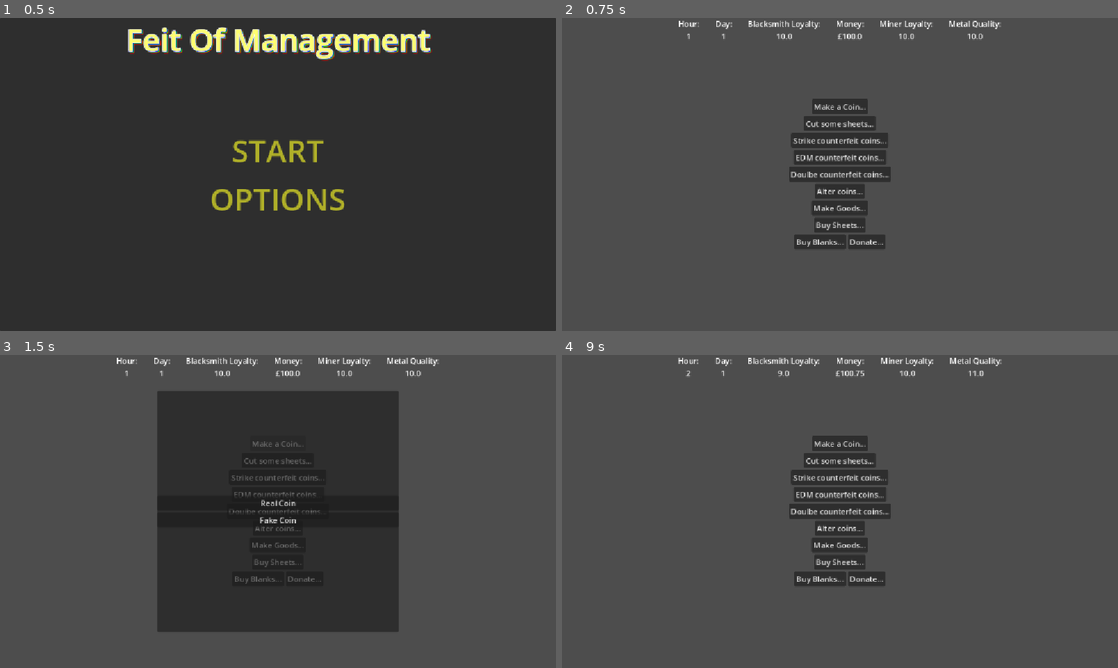
Above: before the commit, frames 1-4 (two rows, left to right).
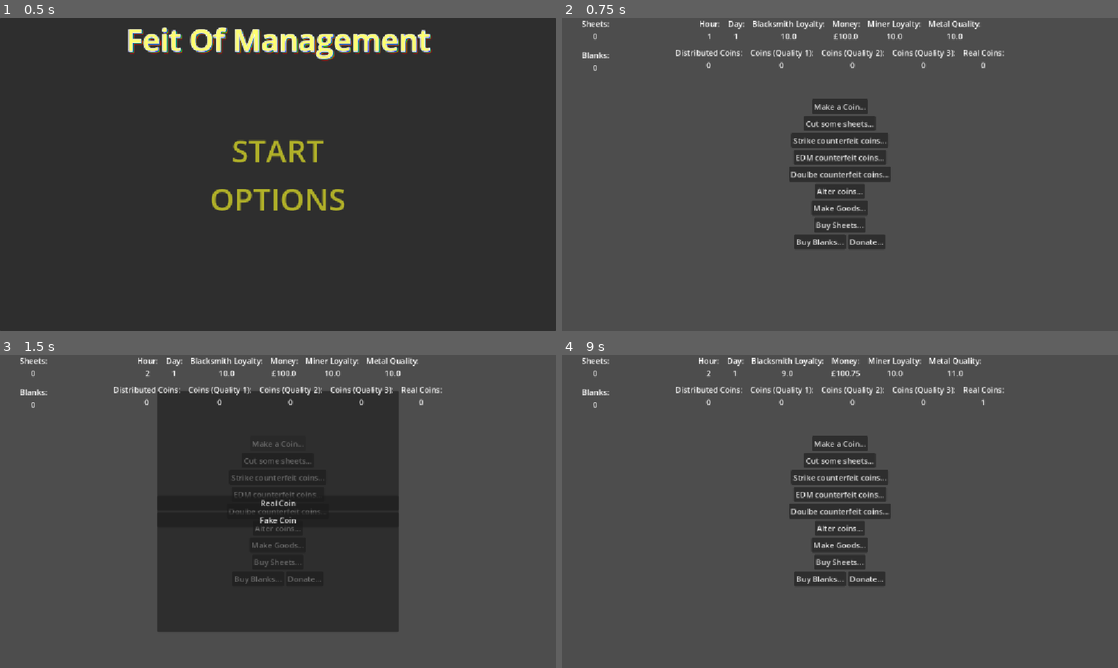
Above: after the commit, the same moments.

Repository: FreeformWave544/FeitOfManagement
Game: Godot game, scene res://UI/MainMenu.tscn
Two runs of this game, one before a commit and one after it. Both use one fixed random seed, a clock stepped at 60 frames per second and the inputs below.
Inputs:
- Up to frame 1 (0.5 s): no input
- Up to frame 2 (0.75 s): click "START" at 0.5 s
- Up to frame 3 (1.5 s): click "Make a Coin..." at 1.25 s
- Up to frame 4 (9 s): click "Cut some sheets..." at 2 s; click "Strike counterfeit coins..." at 2.75 s; click "EDM counterfeit coins..." at 3.5 s; click "Doulbe counterfeit coins..." at 4.25 s; click "Alter coins..." at 5 s; click "Make Goods..." at 5.75 s; click "Buy Sheets..." at 6.5 s; click "Buy Blanks..." at 7.25 s; click "Donate..." at 8 s; click "Real Coin" at 8.75 s

Frame 1 is identical in both runs. In frame 2, 1.8% of the frame differs, in the area x 3-80%, y 0-17%; in frame 3, 1.8%; in frame 4, 1.8%.

Commit message:
Labels + improved logic.

Diff:
--- a/Scenes/Main.tscn
+++ b/Scenes/Main.tscn
@@ -108,6 +108,7 @@
 layout_mode = 0
 offset_right = 1152.0
 offset_bottom = 40.0
+theme_override_constants/separation = 16
 alignment = 1
 
 [node name="Hour" type="Label" parent="Stats" unique_id=1018409177]
@@ -116,54 +117,90 @@
 1"
 horizontal_alignment = 1
 
-[node name="Label5" type="Label" parent="Stats" unique_id=790800601]
-layout_mode = 2
-text = "      "
-
 [node name="Day" type="Label" parent="Stats" unique_id=1965800489]
 layout_mode = 2
 text = "Day:
 1"
 horizontal_alignment = 1
 
-[node name="Label4" type="Label" parent="Stats" unique_id=825044399]
-layout_mode = 2
-text = "      "
-
 [node name="BlacksmithLoyalty" type="Label" parent="Stats" unique_id=1264336897]
 layout_mode = 2
 text = "Blacksmith Loyality:
 0.0"
 horizontal_alignment = 1
 
-[node name="Label" type="Label" parent="Stats" unique_id=1070320775]
-layout_mode = 2
-text = "      "
-
 [node name="Money" type="Label" parent="Stats" unique_id=30920861]
 layout_mode = 2
 text = "Money:
 0.0"
 horizontal_alignment = 1
 
-[node name="Label2" type="Label" parent="Stats" unique_id=792298455]
-layout_mode = 2
-text = "      "
-
 [node name="MinerLoyalty" type="Label" parent="Stats" unique_id=543130658]
 layout_mode = 2
 text = "Miner Loyalty:
 0.0"
 horizontal_alignment = 1
 
-[node name="Label3" type="Label" parent="Stats" unique_id=1926549653]
-layout_mode = 2
-text = "      "
-
 [node name="MetalQuality" type="Label" parent="Stats" unique_id=2038689412]
 layout_mode = 2
 text = "Metal Quality:
 0.0"
+horizontal_alignment = 1
+
+[node name="CoinCount" type="HBoxContainer" parent="." unique_id=778856417]
+layout_mode = 0
+offset_top = 60.0
+offset_right = 1152.0
+offset_bottom = 109.0
+theme_override_constants/separation = 16
+alignment = 1
+
+[node name="Distributed" type="Label" parent="CoinCount" unique_id=934176791]
+layout_mode = 2
+text = "Distributed Coins:
+0"
+horizontal_alignment = 1
+
+[node name="cQ1" type="Label" parent="CoinCount" unique_id=1409492234]
+layout_mode = 2
+text = "Coins (Quality 1):
+0"
+horizontal_alignment = 1
+
+[node name="cQ2" type="Label" parent="CoinCount" unique_id=1492464115]
+layout_mode = 2
+text = "Coins (Quality 2):
+0"
+horizontal_alignment = 1
+
+[node name="cQ3" type="Label" parent="CoinCount" unique_id=1634907154]
+layout_mode = 2
+text = "Coins (Quality 3):
+0"
+horizontal_alignment = 1
+
+[node name="Real" type="Label" parent="CoinCount" unique_id=246518977]
+layout_mode = 2
+text = "Real Coins:
+0"
+horizontal_alignment = 1
+
+[node name="Materials" type="VBoxContainer" parent="." unique_id=480590929]
+layout_mode = 0
+offset_right = 139.0
+offset_bottom = 309.0
+theme_override_constants/separation = 16
+
+[node name="Sheets" type="Label" parent="Materials" unique_id=475825541]
+layout_mode = 2
+text = "Sheets:
+0"
+horizontal_alignment = 1
+
+[node name="Blanks" type="Label" parent="Materials" unique_id=1449769749]
+layout_mode = 2
+text = "Blanks:
+0"
 horizontal_alignment = 1
 
 [node name="User" type="Control" parent="." unique_id=287298829]
--- a/Scenes/main.gd
+++ b/Scenes/main.gd
@@ -14,40 +14,43 @@
 	"cQ2": 0,
 	"cQ3": 0
 }
-var distributedC: int
-var sheets: int
-var blanks: int
-
-var rep:int:
-		set (new):
-			rep = clamp(new, 1, 5)
-
-var sus:int:
-	set (new):
-		sus = clamp(new, 1, 5)
+var distributedC: int = 0
+var sheets: int = 0
+var blanks: int = 0
+
+var _rep := 1
+var rep:
+	get: return _rep
+	set(value): _rep = clamp(value, 1, 5)
+
+var _sus := 1
+var sus:
+	get: return _sus
+	set(value): _sus = clamp(value, 1, 5)
 
 func cutting_sheets():
 	sheets -= 10
 	blanks += 10
-
-
-
+	_update_UI()
 
 func strike_counterfeit_coins():
 	blanks -= 10
 	coins["cQ3"] += 10
+	_update_UI()
 
 
 #emd is the same as spark erosion
 func edm_counterfeit_coins():
 	blanks -= 20
 	coins["cQ2"] += 20
+	_update_UI()
 
 
 func double_counterfeit():
 	blanks -= 30
 	coins["cQ2"] += 10
 	coins["cQ1"] += 20
+	_update_UI()
 
 
 var new_goods_out:bool = false
@@ -56,10 +59,12 @@
 func alter_coins():
 	coins["genuine"] -= 3
 	goods += 2
+	_update_UI()
 
 func make_goods():
 	sheets -= 1
 	goods += 1
+	_update_UI()
 
 
 var _usedg := 0
@@ -70,35 +75,43 @@
 var _usedc := 0
 var usedc:
 	get: return _usedc
-	set(value): _usedc = clamp(value, 0, coins["genuine"])
+	set(value): _usedc = clamp(value, 0, coins["cQ1"])
 
 var _usedcc := 0
 var usedcc:
 	get: return _usedcc
-	set(value): _usedcc = clamp(value, 0, coins["genuine"])
+	set(value): _usedcc = clamp(value, 0, coins["cQ2"])
 
 var _usedccc := 0
 var usedccc:
 	get: return _usedccc
-	set(value): _usedccc = clamp(value, 0, coins["genuine"])
+	set(value): _usedccc = clamp(value, 0, coins["cQ3"])
 
 
 func trade(price, product_name:String, amnt, exp):
-	if price == (usedg + usedc + usedcc + usedccc):
-		coins["genuine"] -= usedg
-		coins["cQ1"] -= usedc
-		coins["cQ2"] -= usedcc
-		coins["cQ3"] -= usedccc
-		distributedC += usedc + usedcc + usedccc
-		self[product_name] += amnt
-		var risk: int
-		risk = ((usedc * 1.5 + usedcc * 1 + usedccc * 0.5) * exp + usedg * -1) / price
-		var danger =randi() % price * 2 + 1
-		if danger < risk:
-			sus += 1
-
-	else:
-		pass
+	print(price)
+	var total = usedg + usedc + usedcc + usedccc
+	if total < price: return
+	var remaining = price
+	var take_g = min(usedg, remaining)
+	remaining -= take_g
+	var take_c1 = min(usedc, remaining)
+	remaining -= take_c1
+	var take_c2 = min(usedcc, remaining)
+	remaining -= take_c2
+	var take_c3 = min(usedccc, remaining)
+	remaining -= take_c3
+	coins["genuine"] -= take_g
+	coins["cQ1"] -= take_c1
+	coins["cQ2"] -= take_c2
+	coins["cQ3"] -= take_c3
+	distributedC += take_c1 + take_c2 + take_c3
+	self[product_name] += amnt
+	var fake_value = take_c1 * 1.5 + take_c2 * 1.0 + take_c3 * 0.5
+	var risk = clamp((fake_value * exp - take_g) / price, 0.0, 1.0)
+	if randf() < risk: sus += 1
+	money -= price
+	_update_UI()
 
 
 func buy_sheets():
@@ -114,6 +127,7 @@
 	goods -= 3
 	coins["genuine"] += 10 + rep
 	distributedC += 5 + rep
+	_update_UI()
 
 
 
@@ -132,6 +146,13 @@
 	$Stats/Money.text = "Money:\n£" + str(money)
 	$Stats/MinerLoyalty.text = "Miner Loyalty:\n" + str(minerLoyalty)
 	$Stats/MetalQuality.text = "Metal Quality:\n" + str(metalQuality)
+	$CoinCount/cQ1.text = "Coins (Quality 1):\n" + str(coins["cQ1"])
+	$CoinCount/cQ2.text = "Coins (Quality 2):\n" + str(coins["cQ2"])
+	$CoinCount/cQ3.text = "Coins (Quality 3):\n" + str(coins["cQ3"])
+	$CoinCount/Real.text = "Real Coins:\n" + str(coins["genuine"])
+	$CoinCount/Distributed.text = "Distributed Coins:\n" + str(distributedC)
+	$Materials/Sheets.text = "Sheets:\n" + str(sheets)
+	$Materials/Blanks.text = "Blanks:\n" + str(blanks)
 
 func _on_coins_pressed() -> void:
 	time_left -= 1
@@ -139,6 +160,7 @@
 		hour_end()
 		return
 	$Coins.show()
+	_update_UI()
 
 func _on_real_pressed() -> void:
 	coins["genuine"] += 1
